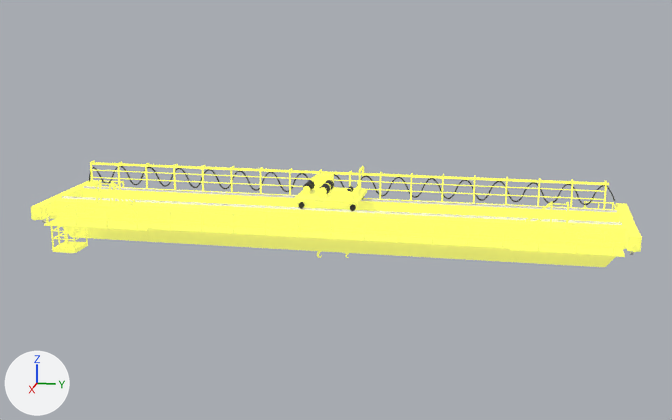
The glTF model public/models/c_801.glb: old version first, new version second.
One viewpoint serves both versions: a 50 mm camera at (53.6, 11.6, 16.5) aimed at (-0.3, 0.8, 3.0). Arrows for +X, +Y and +Z are at lower left; the lights stay in place. The first picture is the older version. Where no turn or scale is listed for an object, it has been applied to the vertices. Vertices at exactly the same position are counted once.

Names of what the first picture shows: '3_Bay_C_801_Body', '3_Bay_C_801_Head'.
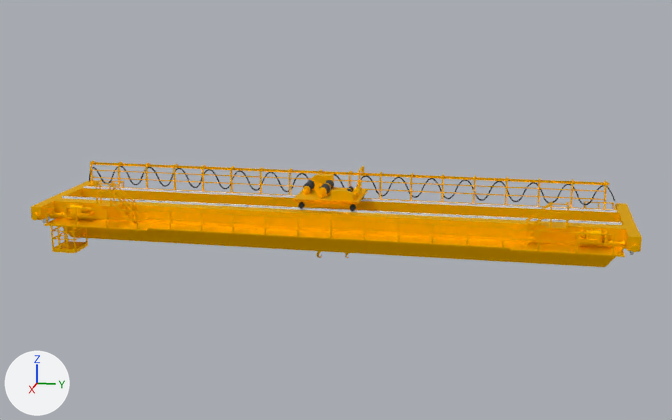
Pixel boxes [x1, y1, x2, y2] of what changed, in the pictures (672 x 420 px):
part 1 of me_mesh_031, recoloured (darker)
    both: [31, 161, 642, 267]
part 2 of me_mesh_032, recoloured (darker)
    both: [293, 166, 367, 208]

Edits to the bpy script that builds the scene:
```text
Add mat_머티리얼_002:
    mat_머티리얼_002 = bpy.data.materials.new('머티리얼.002')
    # nodes: BsdfPrincipled, Mix, OutputMaterial, VertexColor
    # colours: yellow #ffc800, mixed with the vertex colours
Add mat_머티리얼_001:
    mat_머티리얼_001 = principled_material('머티리얼.001')
    mat_머티리얼_001.base_color = (1.0, 0.577, 0.0)  # yellow #ffc800
    mat_머티리얼_001.metallic = 1.0
    mat_머티리얼_001.roughness = 0.7
Change me_mesh_031:
    where me_mesh_031.from_pydata(...)  # 4957 vertices, 9400 faces; spans x -4.2..4.0, y -17.1..18.1, z 0.6..5.0
    used by ob_3_bay_c_801_body; location = (0.0, 0.0, 0.0)
    me_mesh_031 part 1: all 5496 faces that had it switch from mat_15___default (yellow #feff00, glowing yellow #9e9d6c) to mat_머티리얼_001 (yellow #ffc800)
Change me_mesh_032:
    where me_mesh_032.from_pydata(...)  # 2183 vertices, 4242 faces; spans x -3.08..1.68, y -1.41..2.45, z 3.46..5.29
    used by ob_3_bay_c_801_head; location = (0.0, 0.0, 0.0)
    me_mesh_032 part 2: all 2542 faces that had it switch from mat_15___default_001 to mat_머티리얼_002
```
